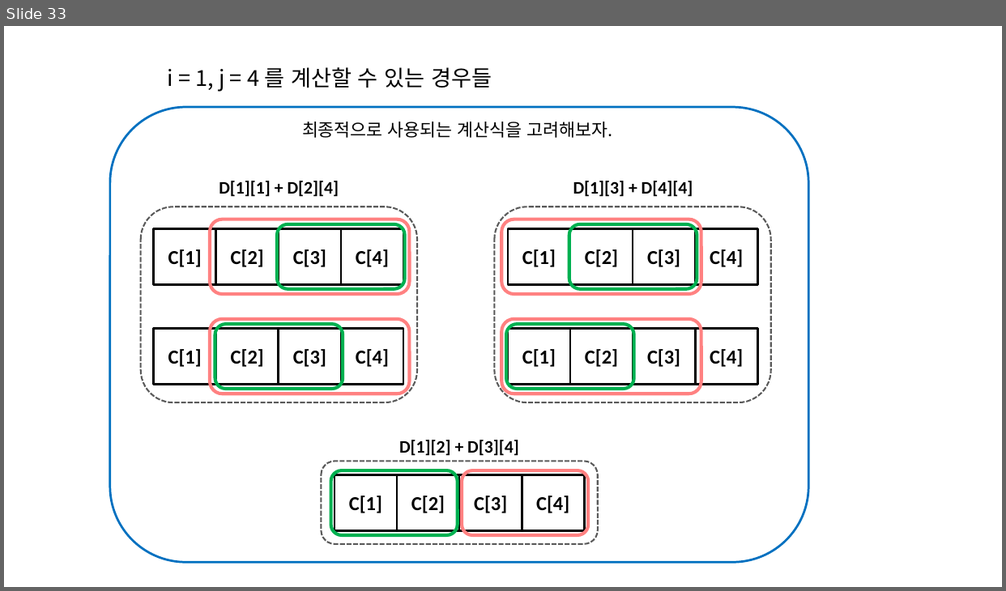
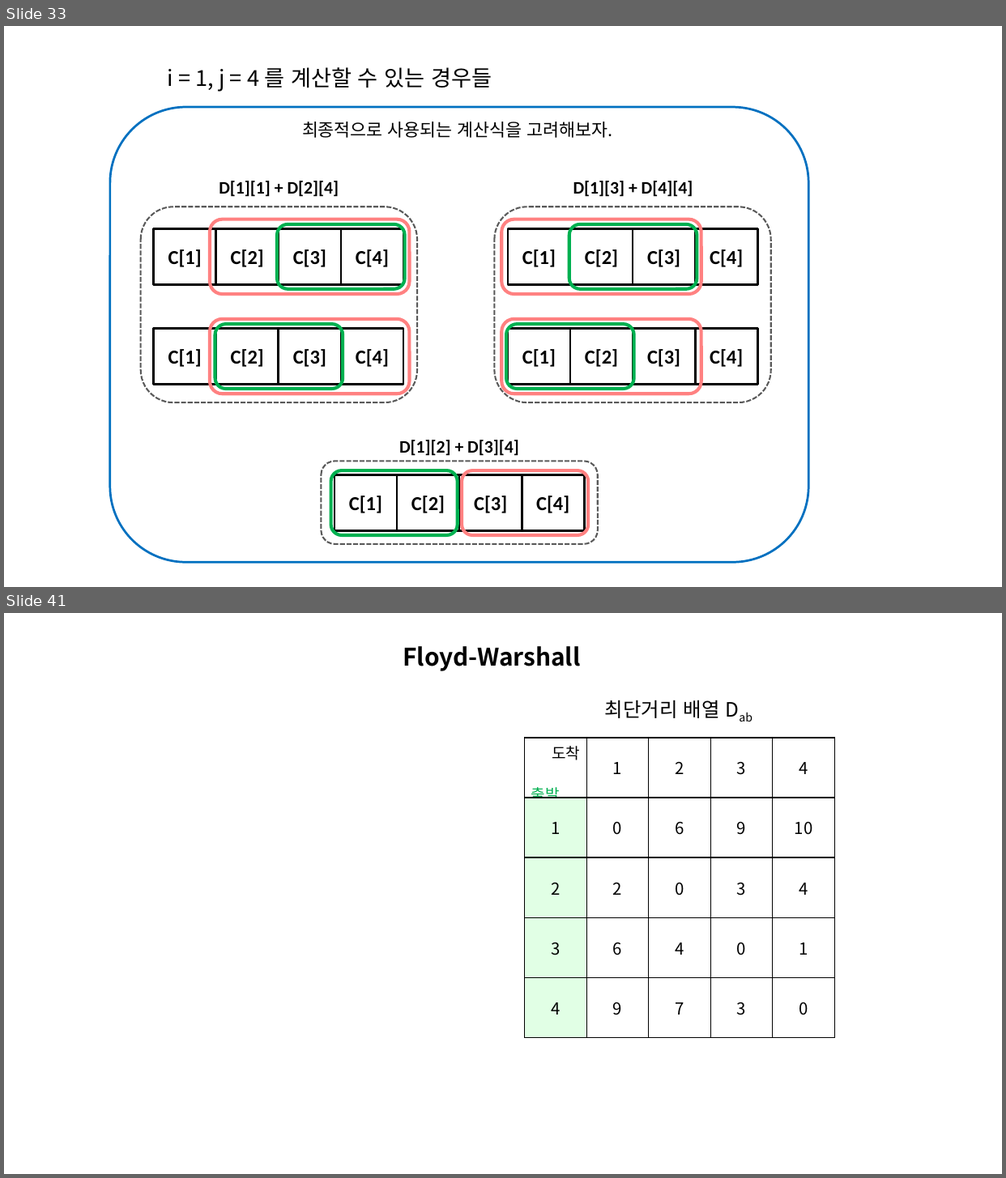
Before and after one commit to momo1108/blog, a slide deck: assets/etc/이미지제작용.pptx. Shown one above the other, each under a label of ours: slide 33 before the commit, slides 33 and 41 after it; the slides between them are not shown. The pictures are 1006x591 and 1006x1178 pixels, drawn with LibreOffice and Linux fonts; fonts in the diff are those of the drawing. Boxes give left, top, right and bottom in pixels: in the first picture for what was removed or moved away, otherwise in the second. Text is boxed around its words. In the diff, an @@ line names an element or a change of style, - is before the commit and + after.

```diff
--- a/assets/etc/이미지제작용.pptx
+++ b/assets/etc/이미지제작용.pptx
@@ slide 41 added at box(4, 613, 1002, 1174), background #FFFFFF @@
@@ text added at box(403, 646, 580, 671), 22 pt, text #000000, bold @@
+Floyd-Warshall
@@ text added at box(605, 700, 720, 718), 18 pt, text #000000 @@
+최단거리 배열 Dab
@@ table added at box(524, 738, 833, 1037), 5 rows, 5 columns @@
+도착 / 출발 | 1 | 2 | 3 | 4
+1 | 0 | 6 | 9 | 10
+2 | 2 | 0 | 3 | 4
+3 | 6 | 4 | 0 | 1
+4 | 9 | 7 | 3 | 0
```
Also in this commit, not shown: 7 other slides added, 10 other files.
